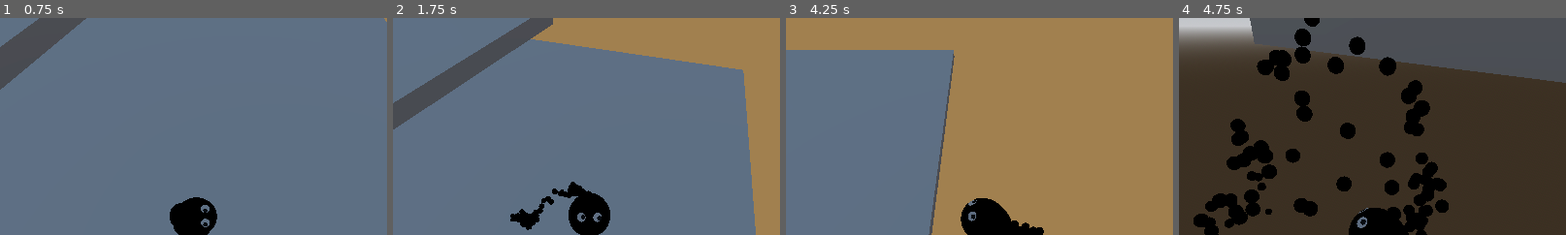
Above: before the commit, frames 1-4 (left to right).
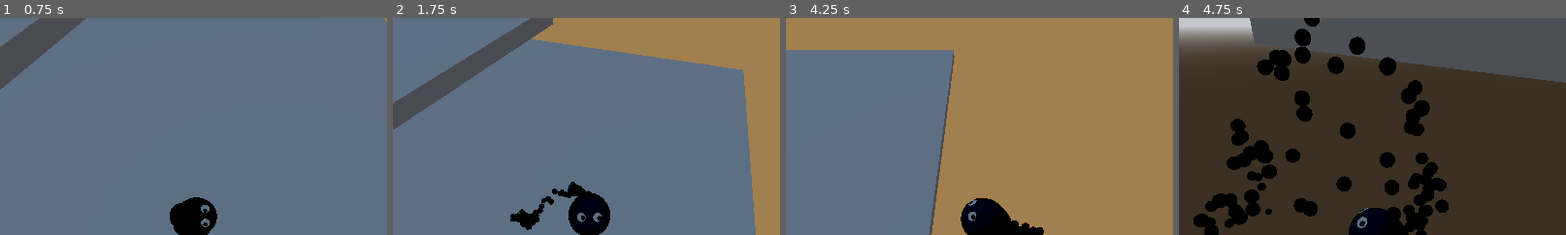
Above: after the commit, the same moments.

Repository: fossinating/trianglegamejam
Game: Godot game, scene res://levels/workshop.tscn
The game is run twice, just before and just after one commit, with the same random seed, the same clock (stepped at 60 frames per second) and the same inputs.
Inputs (mouse positions are % of the whole screen's width and height, from its top left):
- Up to frame 1 (0.75 s): tap Enter at 0.5 s; move the mouse to (72, 45) at 0.52 s; hold D (move_right) from 0.53 s (still down); tap Down (cam_down) at 0.6 s
- Up to frame 2 (1.75 s): tap Space (jump) at 0.77, 1.52 s; move the mouse to (30, 55) at 1.27 s; release D (move_right) at 1.28 s; hold S (move_down) from 1.28 s (still down); tap Left (cam_left) at 1.35 s
- Up to frame 3 (4.25 s): move the mouse to (60, 28) at 2.02 s; release S (move_down) at 2.03 s; hold D (move_right) 2.03-2.78 s; tap Right (cam_right) at 2.1 s; move the mouse to (45, 70) at 2.77 s; hold W (move_up) 2.78-3.53 s; tap Up (cam_up) at 2.85 s; tap Space (jump) at 3.02, 3.77 s; move the mouse to (80, 65) at 3.52 s; hold A (move_left) from 3.53 s (still down); hold Right mouse button (camera_rotate) from 3.53 s (still down)
- Up to frame 4 (4.75 s): keep holding A (move_left); move the mouse to (20, 35) at 4.27 s; release Right mouse button (camera_rotate) at 4.28 s; tap Mouse wheel down (fov_down_scroll) at 4.35 s; tap Space (jump) at 4.52 s
The pictures show only the part of the screen within x 25-75%, y 14-64%; the shares and areas given below are measured in that part.

Frame 1 is identical in both runs. In frame 2, less than 0.1% of the frame differs, in the area x 48-53%, y 84-95%; in frame 3, less than 0.1%; in frame 4, less than 0.1%, in the area x 45-52%, y 87-96%.

Commit message:
Update Orblobo Texture

Diff:
--- a/entities/player/player.tscn
+++ b/entities/player/player.tscn
@@ -1,8 +1,9 @@
-[gd_scene load_steps=32 format=4 uid="uid://bqvbt7ofxnn0b"]
+[gd_scene load_steps=33 format=4 uid="uid://bqvbt7ofxnn0b"]
 
 [ext_resource type="Script" path="res://entities/player/player.gd" id="1_boxuu"]
 [ext_resource type="Texture2D" uid="uid://dajp6o4brj5i1" path="res://entities/player/blob_PS New Group 1 Image 3 (MAT_ Mat_Blob).png" id="2_dvct0"]
 [ext_resource type="PackedScene" uid="uid://kesgwtbvfg1h" path="res://entities/player/googly_eye.tscn" id="2_kn8ih"]
+[ext_resource type="Texture2D" uid="uid://cakdw32wvyfjc" path="res://entities/player/blob_layersmerged_New Group 1_bake.png" id="3_rbppb"]
 [ext_resource type="AnimationLibrary" uid="uid://clu7brywt384c" path="res://entities/player/blob_anims.res" id="3_ygj2r"]
 [ext_resource type="Script" path="res://entities/player/camera_controller.gd" id="5_dosi8"]
 
@@ -84,9 +85,12 @@
 bind/3/pose = Transform3D(-1, -2.99755e-07, 2.48577e-07, 1.5632e-13, 0.638336, 0.769758, -3.89415e-07, 0.769758, -0.638336, 0, 0, 0)
 
 [sub_resource type="StandardMaterial3D" id="StandardMaterial3D_fnsiu"]
-albedo_color = Color(0, 0, 0, 1)
-metallic = 1.0
-metallic_specular = 1.0
+albedo_texture = ExtResource("3_rbppb")
+metallic = 0.97
+metallic_specular = 0.05
+roughness = 0.9
+subsurf_scatter_enabled = true
+subsurf_scatter_strength = 0.1
 
 [sub_resource type="Curve" id="Curve_bnd7m"]
 _data = [Vector2(0, 1), 0.0, 0.0, 0, 0, Vector2(1, 0), -1.8956, 0.0, 0, 0]
@@ -254,39 +258,37 @@
 bones/0/rest = Transform3D(1, -1.81971e-16, -5.60351e-17, -5.60351e-17, -0.562527, 0.826779, -1.81971e-16, -0.826779, -0.562527, 0, 0, 0)
 bones/0/enabled = true
 bones/0/position = Vector3(0, 0, 0)
-bones/0/rotation = Quaternion(0.90783, -6.04165e-17, -6.9266e-17, -0.419338)
+bones/0/rotation = Quaternion(0.914335, -5.90607e-17, -7.01458e-17, -0.40496)
 bones/0/scale = Vector3(1, 1, 1)
 bones/1/name = "Bone.001"
 bones/1/parent = 0
 bones/1/rest = Transform3D(1, -8.88178e-16, -2.38419e-07, -1.42303e-08, 0.998217, -0.0596863, 2.37994e-07, 0.0596863, 0.998217, 1.32349e-23, 3.89105, 1.19209e-07)
 bones/1/enabled = true
 bones/1/position = Vector3(1.32349e-23, 3.89105, 1.19209e-07)
-bones/1/rotation = Quaternion(-0.0638784, -1.18913e-07, 5.84539e-09, 0.997958)
+bones/1/rotation = Quaternion(-0.0796183, -1.18666e-07, 3.98059e-09, 0.996825)
 bones/1/scale = Vector3(1, 1, 1)
 bones/2/name = "Bone.002"
 bones/2/parent = 1
 bones/2/rest = Transform3D(1, 3.18721e-08, 2.36279e-07, 0, 0.991024, -0.133681, -2.38419e-07, 0.133681, 0.991024, -2.62396e-14, 3.58134, 1.49012e-07)
 bones/2/enabled = true
 bones/2/position = Vector3(-2.62396e-14, 3.58134, 1.49012e-07)
-bones/2/rotation = Quaternion(-0.12001, 1.18348e-07, 1.43063e-08, 0.992773)
+bones/2/rotation = Quaternion(-0.135661, 1.18107e-07, 1.61721e-08, 0.990755)
 bones/2/scale = Vector3(1, 1, 1)
 bones/3/name = "Bone.003"
 bones/3/parent = -1
 bones/3/rest = Transform3D(-1, 4.26326e-14, -3.89414e-07, -2.99755e-07, 0.638336, 0.769758, 2.48577e-07, 0.769758, -0.638335, 0, 0, 0)
 bones/3/enabled = true
 bones/3/position = Vector3(0, 0, 0)
-bones/3/rotation = Quaternion(-1.01391e-07, 0.845398, 0.534137, -1.65831e-07)
+bones/3/rotation = Quaternion(-9.84631e-08, 0.836864, 0.54741, -1.66759e-07)
 bones/3/scale = Vector3(1, 1, 0.999999)
 
 [node name="mesh" type="MeshInstance3D" parent="blob/Armature/Skeleton3D"]
-visible = false
 mesh = SubResource("ArrayMesh_2ahx0")
 skin = SubResource("Skin_n0vob")
 surface_material_override/0 = SubResource("StandardMaterial3D_fnsiu")
 
 [node name="EyesBoneAttachment3D" type="BoneAttachment3D" parent="blob/Armature/Skeleton3D"]
-transform = Transform3D(-1, 5.72055e-09, -3.88699e-07, -3.48584e-07, 0.429396, 0.903115, 1.72072e-07, 0.903116, -0.429395, 0, 0, 0)
-visible = false
+transform = Transform3D(-1, 1.77712e-08, -3.86909e-07, -3.47372e-07, 0.400684, 0.916215, 1.71311e-07, 0.916216, -0.400683, 0, 0, 0)
 bone_name = "Bone.003"
 bone_idx = 3
 
@@ -297,7 +299,7 @@
 transform = Transform3D(9.01099, 4.47081, 4.71918, -0.114211, 8.17378, -7.52549, -6.49968, 6.05459, 6.67481, 1.95145, 4.09994, 3.26156)
 
 [node name="BoneAttachment3D2" type="BoneAttachment3D" parent="blob/Armature/Skeleton3D"]
-transform = Transform3D(1, 3.34427e-09, 1.16236e-09, 2.38548e-09, -0.879023, 0.47678, 2.61622e-09, -0.47678, -0.879023, 1.26241e-08, -5.17314, -5.37101)
+transform = Transform3D(1, 1.02323e-08, 4.10809e-09, 7.80689e-09, -0.920162, 0.391538, 7.78647e-09, -0.391538, -0.920162, 3.92516e-08, -5.41202, -5.11794)
 bone_name = "Bone.002"
 bone_idx = 2
 
Not shown, added: entities/player/blob_layersmerged.gltf
Not shown, added: entities/player/blob_layersmerged.gltf.import
Binary file added: entities/player/blob_layersmerged_New Group 1_bake.png
Not shown, added: entities/player/blob_layersmerged_New Group 1_bake.png.import
